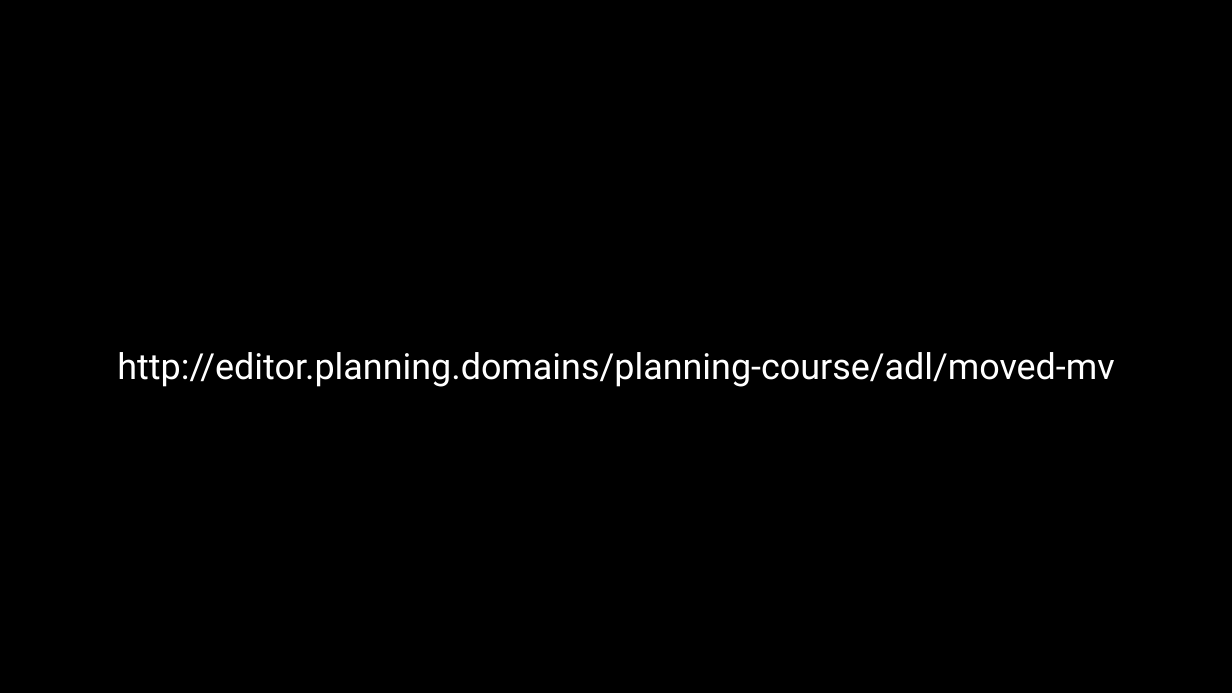
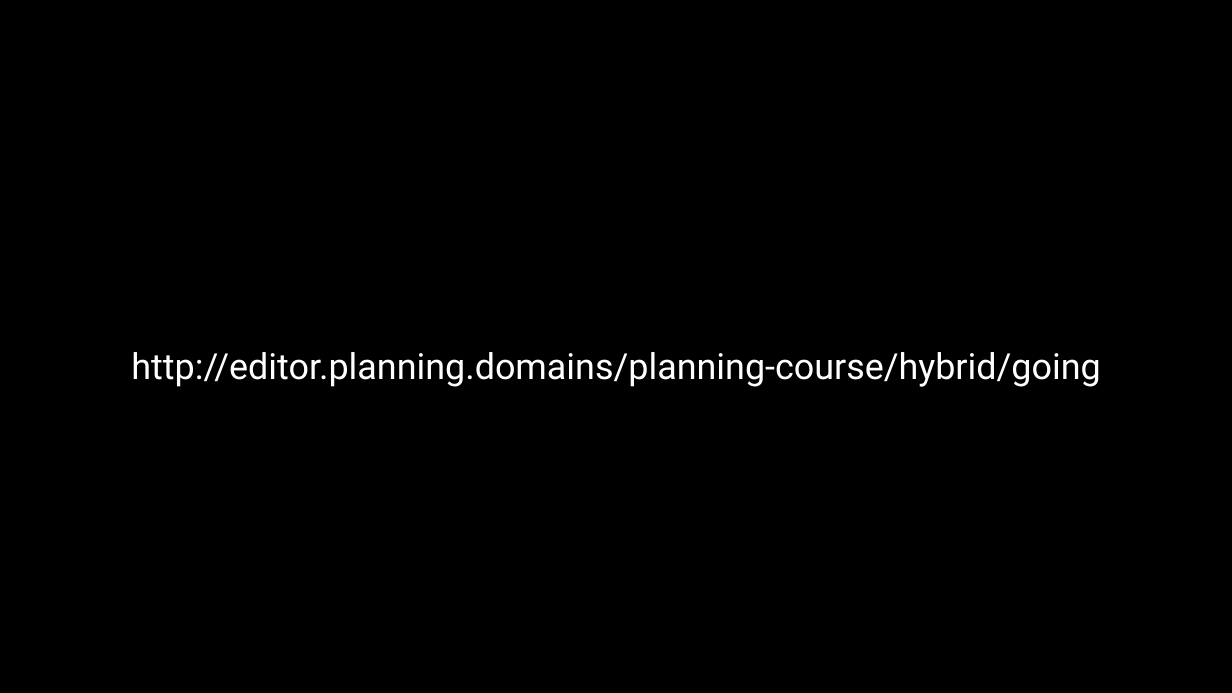
Before and after one commit to AI-Planning/modeling-in-pddl, a slide deck: slide 9 of exercises/cisc-813/hybrid/slides.pptx (slide 10 before the commit). Drawn at 1232x693 pixels with LibreOffice and Linux fonts; fonts in the diff are those of the drawing. Boxes give left, top, right and bottom in pixels: in the first picture for what was removed or moved away, otherwise in the second. Text is boxed around its words. In the diff, an @@ line names an element or a change of style, - is before the commit and + after.

```diff
--- a/exercises/cisc-813/hybrid/slides.pptx
+++ b/exercises/cisc-813/hybrid/slides.pptx
@@ text at bbox=[131, 352, 1100, 387]: text changed @@
-http://editor.planning.domains/planning-course/adl/moved-mv
+http://editor.planning.domains/planning-course/hybrid/going
```
Also in this commit, not shown: 11 other slides changed, 2 slides added, 3 slides removed, 4 other files.
